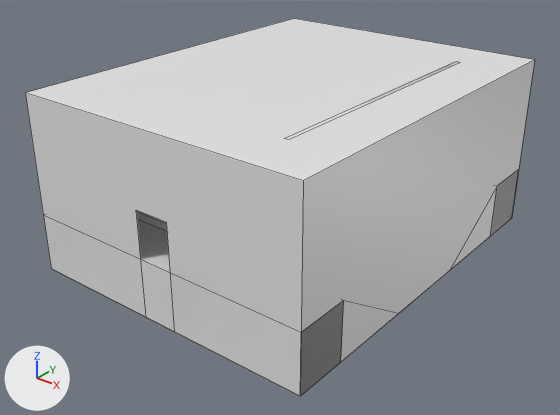
Renders of the FBX model room4.fbx from each side of a commit.
Rendered twice from a 50 mm lens placed at (34.0, -41.4, 30.2), pointed at (0.0, 1.1, 3.9). The axes (+X, +Y, +Z) are drawn at lower left. The lights are the same throughout. Mesh edges are drawn as thin lines. Where no turn or scale is listed for an object, it has been applied to the vertices.

In view in the first picture: 'Room2.003'.
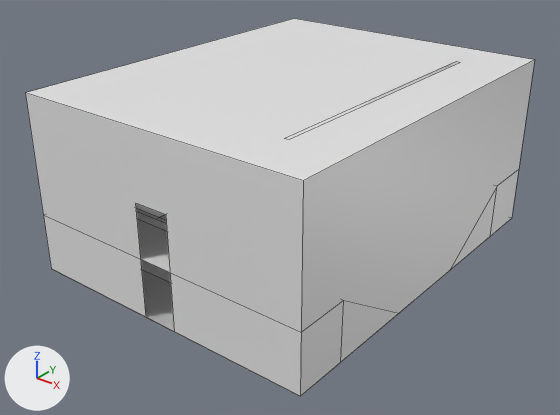
Changed parts and their boxes (x1, y1, x2, y2) in the pictures (560 x 415 px; the box of a moved part takes in the faces that stretch with it):
part 1 of me_cube_022, moved or reshaped
    before: (25, 93, 303, 392)
    after: (25, 93, 303, 396)

Edits to the bpy script that builds the scene:
```text
Change me_cube_022:
    where me_cube_022.from_pydata(...)  # 82 vertices, 46 faces; spans x -14.2..9.8, y -15.0..15.2, z -3.2..10.8
    used by ob_room2_003; location = (2.21, 3.03, 3.23)
    verts and faces of me_cube_022; kept vertices keep their numbers, new ones are numbered from 82
    before: 34 (-0.8, -15.0, 5.0) at pixel (166, 222), 36 (-3.6, -15.0, 5.0) at pixel (136, 210)
    me_cube_022 part 1
    add verts[34] = (-0.8, -15.0, 5.5)  # moved, pixel (165, 214)
    add verts[36] = (-3.6, -15.0, 5.5)  # moved, pixel (135, 203)
```
